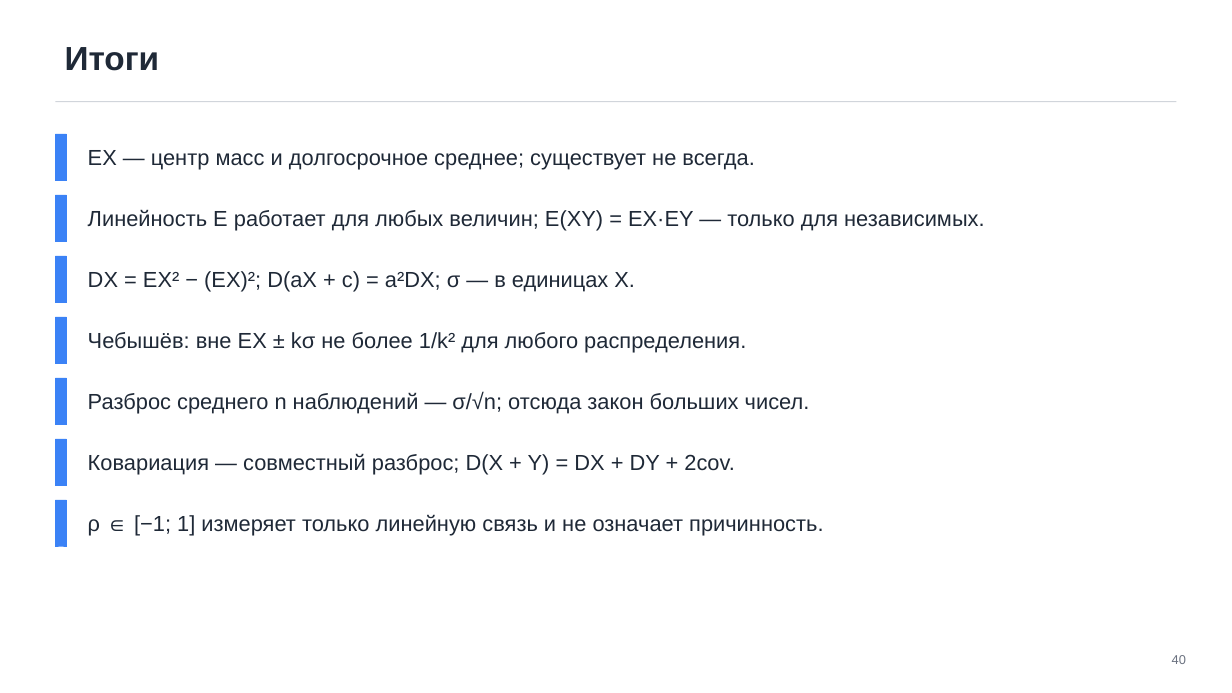
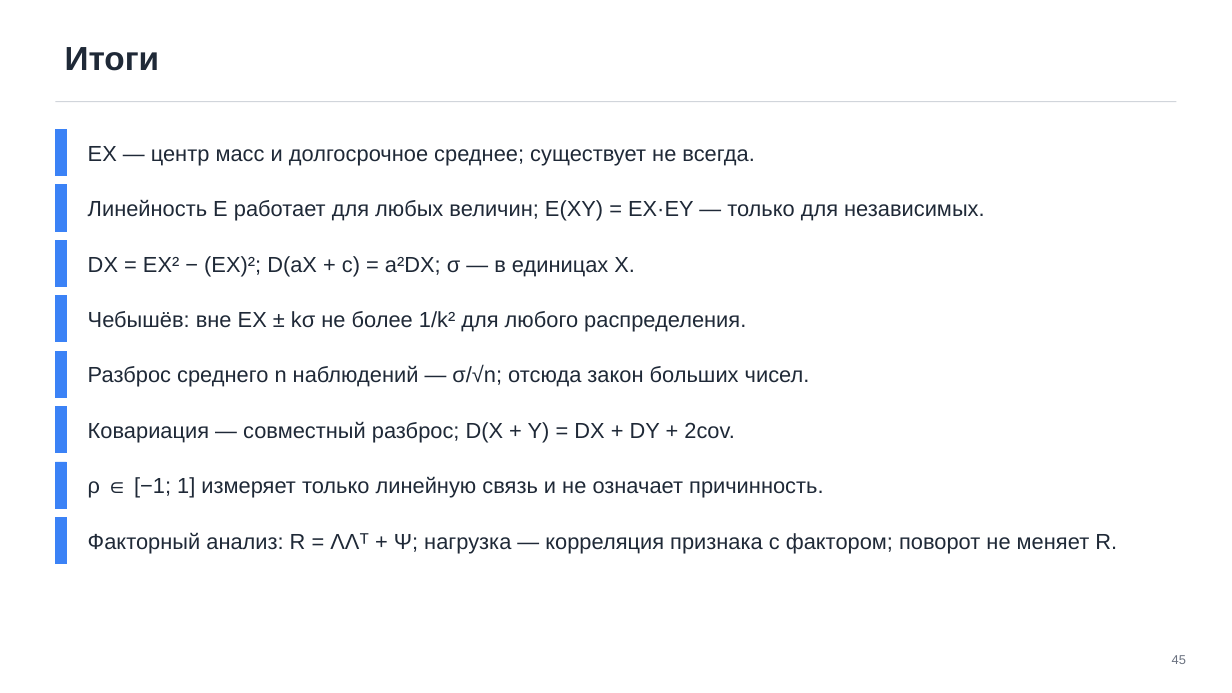
Before and after one commit to TheTonyPub/probability-theory-2026, a slide deck: slide 45 of lectures/04_expectation-variance-itmo.pptx (slide 40 before the commit). Drawn at 1232x693 pixels with LibreOffice and Linux fonts; fonts in the diff are those of the drawing. Boxes give left, top, right and bottom in pixels: in the first picture for what was removed or moved away, otherwise in the second. Text is boxed around its words. In the diff, an @@ line names an element or a change of style, - is before the commit and + after.

```diff
--- a/lectures/04_expectation-variance-itmo.pptx
+++ b/lectures/04_expectation-variance-itmo.pptx
@@ rectangle: place and size @@
-rectangle at (55, 134, 67, 180)
+rectangle at (55, 129, 67, 176)
@@ text "EX — центр масс и ...": place and size @@
-text "EX — центр масс и ..." at (88, 150, 754, 170)
+text "EX — центр масс и ..." at (88, 146, 754, 165)
@@ rectangle: place and size @@
-rectangle at (55, 195, 67, 241)
+rectangle at (55, 185, 67, 231)
@@ text "Линейность E работает для любых ...": place and size @@
-text "Линейность E работает для любых ..." at (88, 209, 985, 231)
+text "Линейность E работает для любых ..." at (88, 199, 985, 221)
@@ rectangle: place and size @@
-rectangle at (55, 256, 67, 302)
+rectangle at (55, 240, 67, 287)
@@ text "DX = EX² − (EX)²; ...": place and size @@
-text "DX = EX² − (EX)²; ..." at (88, 271, 635, 292)
+text "DX = EX² − (EX)²; ..." at (88, 256, 635, 276)
@@ rectangle: place and size @@
-rectangle at (55, 317, 67, 363)
+rectangle at (55, 296, 67, 342)
@@ text "Чебышёв: вне EX ± kσ ...": place and size @@
-text "Чебышёв: вне EX ± kσ ..." at (88, 332, 746, 353)
+text "Чебышёв: вне EX ± kσ ..." at (88, 311, 746, 332)
@@ rectangle: place and size @@
-rectangle at (55, 378, 67, 424)
+rectangle at (55, 351, 67, 397)
@@ text "Разброс среднего n наблюдений — ...": place and size @@
-text "Разброс среднего n наблюдений — ..." at (88, 392, 810, 414)
+text "Разброс среднего n наблюдений — ..." at (88, 365, 810, 387)
@@ rectangle: place and size @@
-rectangle at (55, 439, 67, 485)
+rectangle at (55, 407, 67, 453)
@@ text "Ковариация — совместный разброс; D(X ...": place and size @@
-text "Ковариация — совместный разброс; D(X ..." at (88, 453, 735, 475)
+text "Ковариация — совместный разброс; D(X ..." at (88, 421, 735, 443)
@@ rectangle: place and size @@
-rectangle at (55, 500, 67, 546)
+rectangle at (55, 462, 67, 508)
@@ text "ρ ∈ [−1; 1] измеряет ...": place and size @@
-text "ρ ∈ [−1; 1] измеряет ..." at (88, 514, 823, 536)
+text "ρ ∈ [−1; 1] измеряет ..." at (88, 476, 823, 498)
@@ rectangle added at (55, 518, 67, 564), fill #3B82F6, outline #3B82F6 0.5 pt @@
@@ text added at (88, 532, 1117, 553), 17 pt, text #1F2937 @@
+Факторный анализ: R = ΛΛᵀ + Ψ; нагрузка — корреляция признака с фактором; поворот не меняет R.
@@ page number at (1172, 655, 1186, 664): text changed @@
-40
+45
```
Also in this commit, not shown: 3 other slides changed, 5 slides added, 8 other files.
